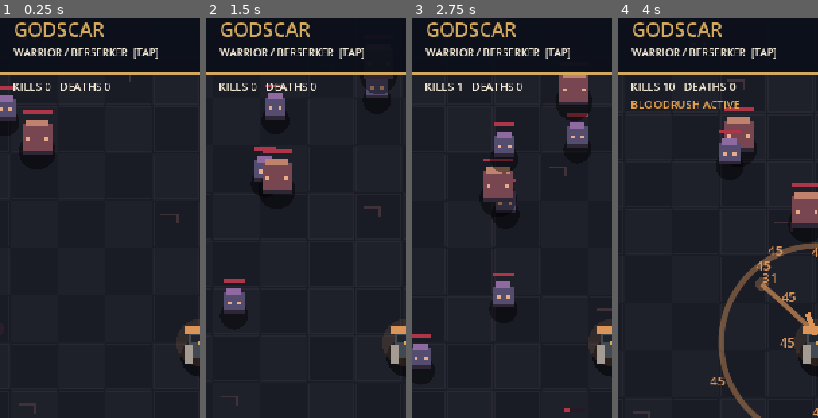
Above: before the commit, frames 1-4 (left to right).
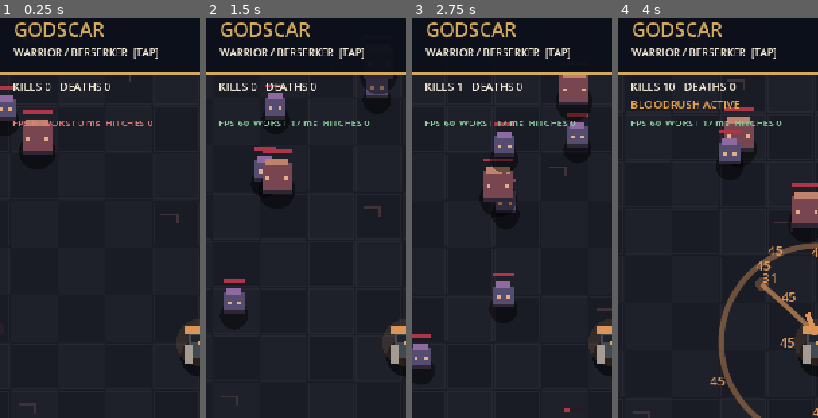
Above: after the commit, the same moments.

Repository: fytchx/Godscar
Game: Godot game, scene res://scenes/arena.tscn
Same seed, same stepped clock (60 frames per second), same inputs: the game is played once before the commit and once after it.
Inputs (mouse positions are % of the whole screen's width and height, from its top left):
- Up to frame 1 (0.25 s): no input
- Up to frame 2 (1.5 s): move the mouse to (72, 45) at 0.52 s; click (72, 45) at 0.67 s; drag from (30, 55) to (45, 70) at 1.27 s
- Up to frame 3 (2.75 s): move the mouse to (60, 28) at 2.02 s; click (60, 28) at 2.17 s
- Up to frame 4 (4 s): drag from (45, 70) to (20, 35) at 2.77 s; move the mouse to (80, 65) at 3.52 s; click (80, 65) at 3.67 s
The pictures show only the part of the screen within x 0-50%, y 1-51%; the shares and areas given below are measured in that part.

The runs differ from the first frame. In frame 1, 0.4% of the frame differs, in the area x 6-76%, y 25-27%; in frame 2, 0.5%, in the area x 6-82%, y 25-27%; in frame 3, 0.5%; in frame 4, 0.5%.

Commit message:
Add lightweight on-device FPS and hitch metrics for low-end Android testing

Diff:
--- a/scripts/arena.gd
+++ b/scripts/arena.gd
@@ -76,6 +76,13 @@
 var rng := RandomNumberGenerator.new()
 var font: Font
 var settings := ConfigFile.new()
+var perf_elapsed: float = 0.0
+var perf_frames: int = 0
+var perf_fps: int = 0
+var perf_worst_ms: float = 0.0
+var perf_window_worst_ms: float = 0.0
+var perf_hitches: int = 0
+var perf_window_hitches: int = 0
 
 
 func _ready() -> void:
@@ -123,6 +130,27 @@
     touch_id = -1
     joystick_knob = Vector2.ZERO
     last_tap_ms = -9999
+
+
+
+func _process(delta: float) -> void:
+    # Lightweight on-device measurements, only included in debug APKs.
+    # Captures real rendered frames, not the fixed 60 Hz physics tick.
+    if not OS.is_debug_build():
+        return
+    perf_elapsed += delta
+    perf_frames += 1
+    perf_window_worst_ms = maxf(perf_window_worst_ms, delta * 1000.0)
+    if delta > (1.0 / 30.0):
+        perf_window_hitches += 1
+    if perf_elapsed >= 1.0:
+        perf_fps = roundi(float(perf_frames) / perf_elapsed)
+        perf_worst_ms = perf_window_worst_ms
+        perf_hitches = perf_window_hitches
+        perf_elapsed = 0.0
+        perf_frames = 0
+        perf_window_worst_ms = 0.0
+        perf_window_hitches = 0
 
 
 func _physics_process(delta: float) -> void:
@@ -698,6 +726,10 @@
     _draw_text("FLOAT" if floating_joystick else "FIXED", Vector2(s.x - 98, 34), 19)
     _draw_text("JOYSTICK", Vector2(s.x - 99, 55), 13, C_MUTED)
     _draw_text("KILLS %d   DEATHS %d" % [kills, deaths], Vector2(17, 105), 15, C_TEXT)
+    # Display live diagnostic metrics on development/debug builds only.
+    if OS.is_debug_build():
+        var perf_color: Color = Color("8bd0a0") if perf_fps >= 55 else Color("e5b86d") if perf_fps >= 30 else Color("eb7a79")
+        _draw_text("FPS %d  WORST %.0f ms  HITCHES %d" % [perf_fps, perf_worst_ms, perf_hitches], Vector2(17, 153), 13, perf_color)
     if class_index == 0 and passive_timer > 0:
         _draw_text("BLOODRUSH ACTIVE", Vector2(17, 129), 15, C_RAGE)
     if respawn_notice > 0.0:
